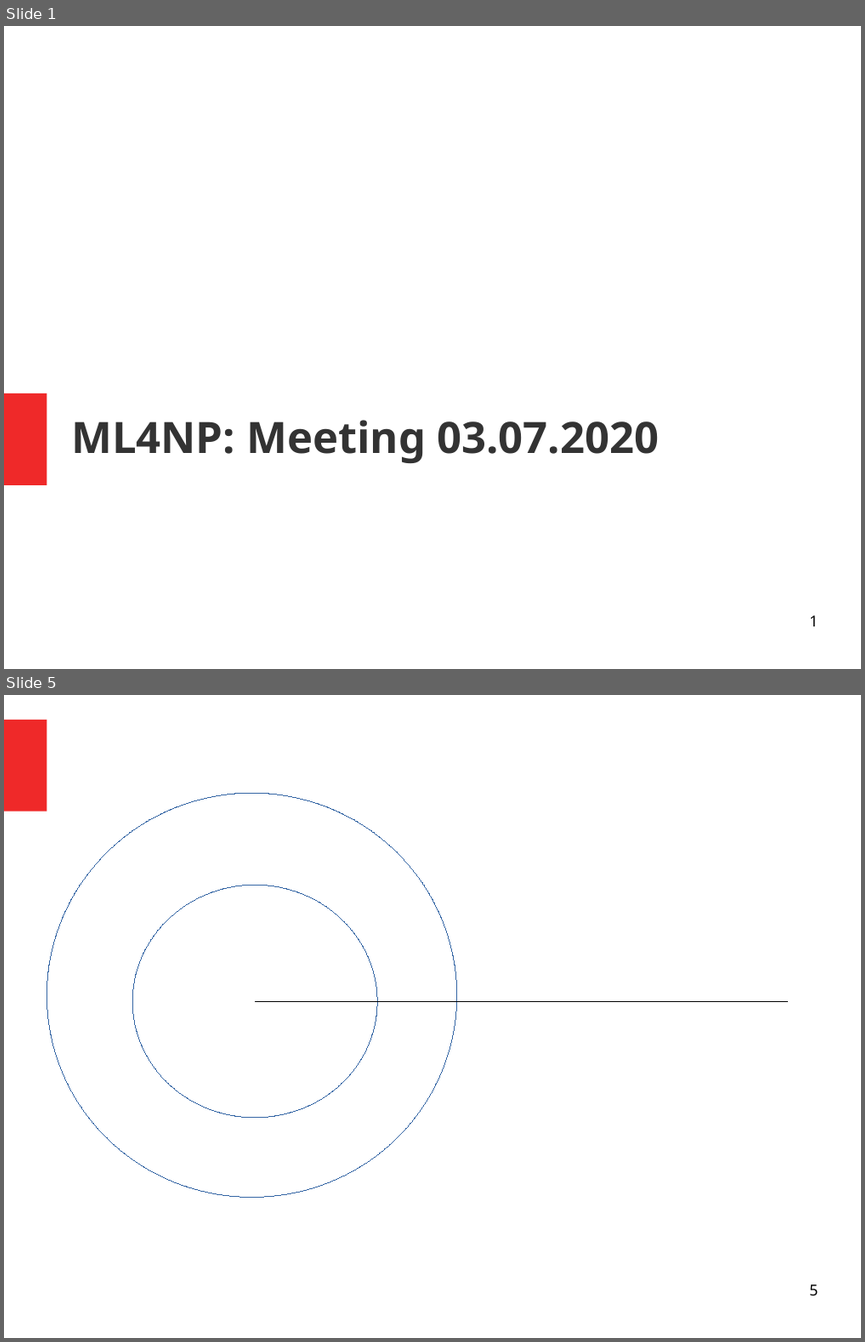
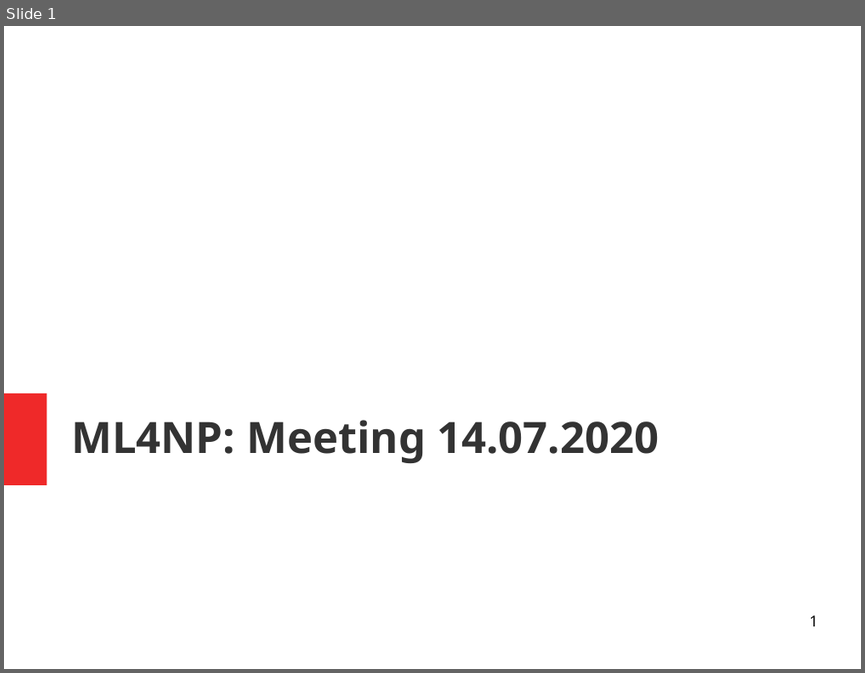
Before and after one commit to luigiberducci/ML4NP, a slide deck: Docs/meeting_ml4np_14lug2020.odp. Shown one above the other, each under a label of ours: slides 1 and 5 before the commit, slide 1 after it; the slides between them are not shown. The pictures are 865x1342 and 865x673 pixels, drawn with LibreOffice and Linux fonts; fonts in the diff are those of the drawing. Boxes give left, top, right and bottom in pixels: in the first picture for what was removed or moved away, otherwise in the second. Text is boxed around its words. In the diff, an @@ line names an element or a change of style, - is before the commit and + after.

```diff
--- a/Docs/meeting_ml4np_14lug2020.odp
+++ b/Docs/meeting_ml4np_14lug2020.odp
@@ slide 5 removed at (4,695,861,1338), background #FFFFFF @@
@@ rectangle removed at (4,719,46,811) @@
@@ ellipse removed at (46,793,457,1197) @@
@@ ellipse removed at (132,885,377,1117) @@
@@ line removed from (255, 1001) to (788, 1001) @@
@@ page number removed at (809,1284,817,1296) @@
-5
@@ slide 1 changed as well @@
@@ title at (71,420,658,463): text changed @@
-ML4NP: Meeting 03.07.2020
+ML4NP: Meeting 14.07.2020
```
Also in this commit, not shown: 2 other slides changed, 7 slides added, 13 other slides removed.
